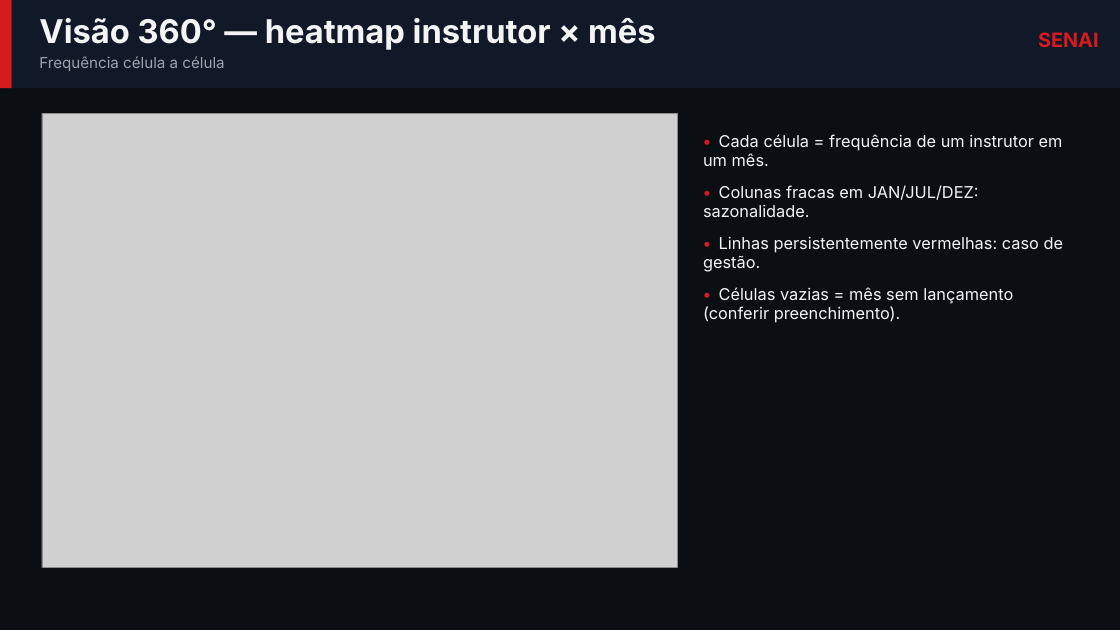
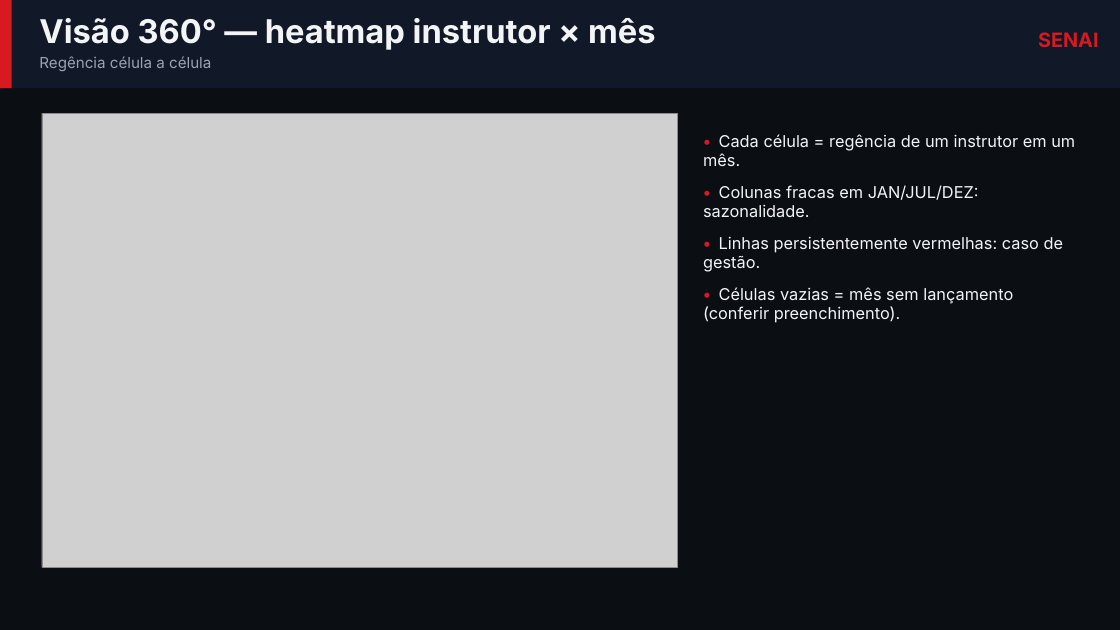
Before and after one commit to mmsxdev/bi-regencia, a slide deck: slide 12 of apresentacao/BI_Regencia_Apresentacao.pptx. Drawn at 1120x630 pixels with LibreOffice and Linux fonts; fonts in the diff are those of the drawing; grey boxes stand for pictures. Boxes give left, top, right and bottom in pixels: in the first picture for what was removed or moved away, otherwise in the second. Text is boxed around its words. In the diff, an @@ line names an element or a change of style, - is before the commit and + after.

```diff
--- a/apresentacao/BI_Regencia_Apresentacao.pptx
+++ b/apresentacao/BI_Regencia_Apresentacao.pptx
@@ text at (39,56,211,71): text changed @@
-Frequência célula a célula
+Regência célula a célula
@@ text at (703,134,1075,166): text changed @@
-• Cada célula = frequência de um instrutor em um mês.
+• Cada célula = regência de um instrutor em um mês.
```
Also in this commit, not shown: 10 other slides changed, 20 other files.
